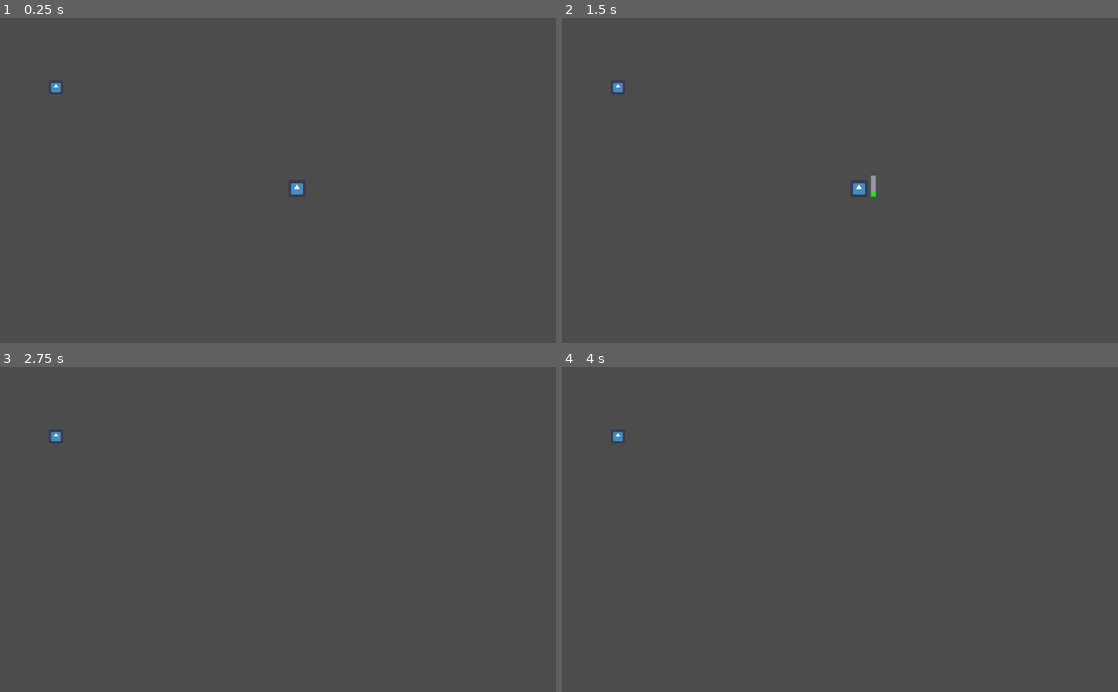
Above: before the commit, frames 1-4 (two rows, left to right).
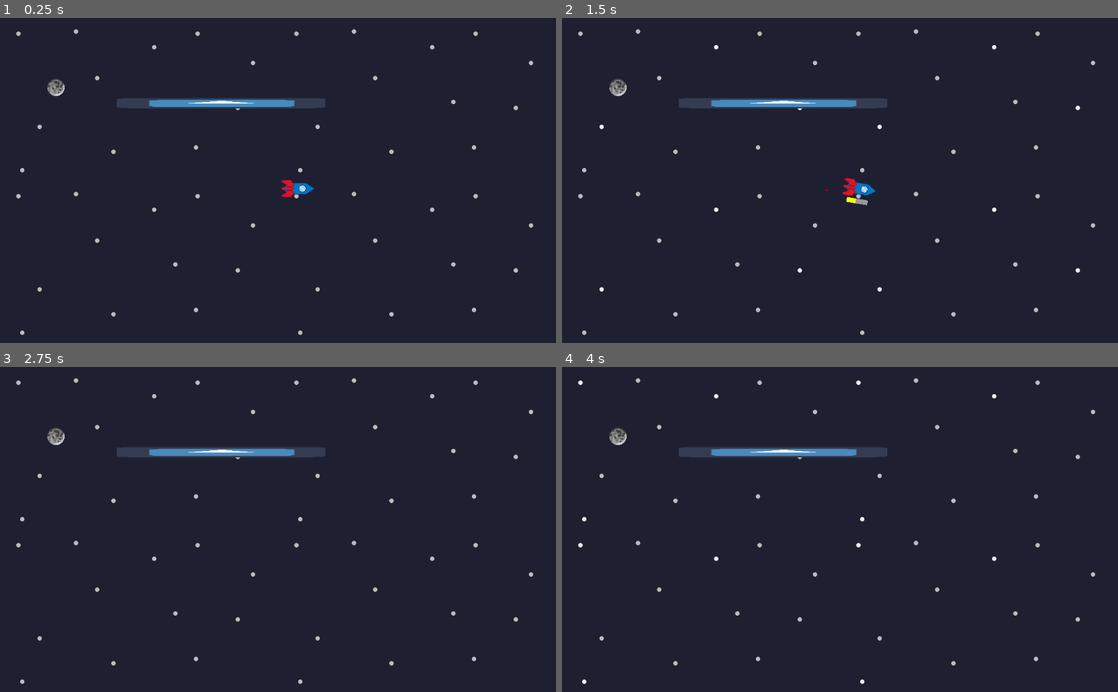
Above: after the commit, the same moments.

Repository: bzeo/GameOff2020
Game: Godot game, scene res://MainTest.tscn
The game is run twice, just before and just after one commit, with the same random seed, the same clock (stepped at 60 frames per second) and the same inputs. The engine's default icon, where the game draws it, is replaced by a stand-in: a white triangle on a blue panel in a dark square.
Inputs (mouse positions are in pixels of both pictures, inside the frame that each line leads up to):
- Up to frame 1 (0.25 s): no input
- Up to frame 2 (1.5 s): tap Enter at 0.5 s; move the mouse to (962, 164) at 0.52 s; click (962, 164) at 0.67 s; drag from (728, 196) to (617, 86) at 1.27 s
- Up to frame 3 (2.75 s): move the mouse to (333, 458) at 2.02 s; click (333, 458) at 2.17 s
- Up to frame 4 (4 s): tap Space at 2.75 s; drag from (812, 594) to (673, 480) at 2.77 s; tap Enter at 3.5 s; move the mouse to (1006, 578) at 3.52 s; click (1006, 578) at 3.67 s

The runs differ from the first frame. In frame 1, 99% of the frame differs, in the area x 0-100%, y 0-100%; in frame 2, 99%; in frame 3, 99%; in frame 4, 99%.

Commit message:
added images for ship, moon, backround. Added particles. Fixed rotation and power guage

Diff:
--- /dev/null
+++ b/Environment/Background.gd
@@ -0,0 +1,8 @@
+extends Node2D
+
+
+func _ready():
+	$Background.play()
+	$Background2.play()
+	$Background3.play()
+	$Background4.play()
--- /dev/null
+++ b/Environment/Background.tscn
@@ -0,0 +1,60 @@
+[gd_scene load_steps=10 format=2]
+
+[ext_resource path="res://Environment/SpaceBackground.png" type="Texture" id=1]
+[ext_resource path="res://Environment/Background.gd" type="Script" id=2]
+
+[sub_resource type="AtlasTexture" id=1]
+atlas = ExtResource( 1 )
+region = Rect2( 0, 0, 512, 300 )
+
+[sub_resource type="AtlasTexture" id=2]
+atlas = ExtResource( 1 )
+region = Rect2( 512, 0, 512, 300 )
+
+[sub_resource type="AtlasTexture" id=3]
+atlas = ExtResource( 1 )
+region = Rect2( 1024, 0, 512, 300 )
+
+[sub_resource type="AtlasTexture" id=4]
+atlas = ExtResource( 1 )
+region = Rect2( 1536, 0, 512, 300 )
+
+[sub_resource type="AtlasTexture" id=5]
+atlas = ExtResource( 1 )
+region = Rect2( 2048, 0, 512, 300 )
+
+[sub_resource type="AtlasTexture" id=6]
+atlas = ExtResource( 1 )
+region = Rect2( 2560, 0, 512, 300 )
+
+[sub_resource type="SpriteFrames" id=7]
+animations = [ {
+"frames": [ SubResource( 1 ), SubResource( 2 ), SubResource( 3 ), SubResource( 4 ), SubResource( 5 ), SubResource( 6 ) ],
+"loop": true,
+"name": "default",
+"speed": 5.0
+} ]
+
+[node name="Node2D" type="Node2D"]
+z_index = -2
+script = ExtResource( 2 )
+
+[node name="Background" type="AnimatedSprite" parent="."]
+position = Vector2( 256, 150 )
+frames = SubResource( 7 )
+speed_scale = 0.2
+
+[node name="Background2" type="AnimatedSprite" parent="."]
+position = Vector2( 768, 150 )
+frames = SubResource( 7 )
+speed_scale = 0.2
+
+[node name="Background3" type="AnimatedSprite" parent="."]
+position = Vector2( 256, 450 )
+frames = SubResource( 7 )
+speed_scale = 0.2
+
+[node name="Background4" type="AnimatedSprite" parent="."]
+position = Vector2( 768, 450 )
+frames = SubResource( 7 )
+speed_scale = 0.2
--- a/MainTest.tscn
+++ b/MainTest.tscn
@@ -1,12 +1,18 @@
-[gd_scene load_steps=3 format=2]
+[gd_scene load_steps=5 format=2]
 
 [ext_resource path="res://Ship/Ship.tscn" type="PackedScene" id=1]
 [ext_resource path="res://Moon/Moon.tscn" type="PackedScene" id=2]
+[ext_resource path="res://Obstacles/Comet.tscn" type="PackedScene" id=3]
+[ext_resource path="res://Environment/Background.tscn" type="PackedScene" id=4]
 
 [node name="MainTest" type="Node2D"]
+
+[node name="Background" parent="." instance=ExtResource( 4 )]
 
 [node name="Ship" parent="." instance=ExtResource( 1 )]
 position = Vector2( 546.801, 314.837 )
 
 [node name="Moon" parent="." instance=ExtResource( 2 )]
 position = Vector2( 103.072, 127.734 )
+
+[node name="Comet" parent="." instance=ExtResource( 3 )]
--- a/Moon/Moon.tscn
+++ b/Moon/Moon.tscn
@@ -1,16 +1,16 @@
 [gd_scene load_steps=4 format=2]
 
-[ext_resource path="res://icon.png" type="Texture" id=1]
+[ext_resource path="res://Moon/Moon.png" type="Texture" id=1]
 [ext_resource path="res://Moon/Moon.gd" type="Script" id=2]
 
 [sub_resource type="CircleShape2D" id=1]
-radius = 9.6056
+radius = 13.5951
 
 [node name="Moon" type="Area2D"]
+z_index = -1
 script = ExtResource( 2 )
 
 [node name="Sprite" type="Sprite" parent="."]
-scale = Vector2( 0.2, 0.2 )
 texture = ExtResource( 1 )
 
 [node name="CollisionShape2D" type="CollisionShape2D" parent="."]
--- /dev/null
+++ b/Obstacles/Comet.tscn
@@ -0,0 +1,19 @@
+[gd_scene load_steps=3 format=2]
+
+[ext_resource path="res://icon.png" type="Texture" id=1]
+
+[sub_resource type="RectangleShape2D" id=1]
+extents = Vector2( 194.46, 10 )
+
+[node name="Comet" type="StaticBody2D"]
+position = Vector2( 407.076, 157.299 )
+__meta__ = {
+"_edit_group_": true
+}
+
+[node name="Sprite" type="Sprite" parent="."]
+scale = Vector2( 3, 0.15 )
+texture = ExtResource( 1 )
+
+[node name="CollisionShape2D" type="CollisionShape2D" parent="."]
+shape = SubResource( 1 )
--- a/Ship/Ship.gd
+++ b/Ship/Ship.gd
@@ -8,8 +8,9 @@
 func _physics_process(delta):
 	if is_dragging:
 		var distance = (starting_position - get_global_mouse_position()) / 3
+		# TODO: have ship look in direction they are going to go
 		$ProgressBar.show()
-		$ProgressBar.value = clamp(abs((distance.y + distance.x) / 2), 0, 100)
+		$ProgressBar.value = clamp(abs(distance.y) + abs(distance.x), 0, 100)
 		var styleBox = $ProgressBar.get("custom_styles/fg")
 		if $ProgressBar.value >= 0 && $ProgressBar.value <= 33:
 			styleBox.bg_color = Color(0, 255, 0)
@@ -17,6 +18,11 @@
 			styleBox.bg_color = Color(255, 255, 0)
 		elif $ProgressBar.value > 66 && $ProgressBar.value <= 100:
 			styleBox.bg_color = Color(255, 0, 0)
+		rotation = position.angle_to_point(get_global_mouse_position())
+
+func _process(delta):
+	if sleeping:
+		$Particles.emitting = false
 
 func _input(event):
 	if event is InputEventMouseButton && event.button_index == 1 && event.is_pressed() && sleeping:
@@ -31,5 +37,6 @@
 		move()
 
 func move():
+	$Particles.emitting = true
 	var distance = (starting_position - ending_position) * 3
 	apply_impulse(Vector2(0, 0), distance) # TODO: clamp this
--- a/Ship/Ship.tscn
+++ b/Ship/Ship.tscn
@@ -1,39 +1,56 @@
 [gd_scene load_steps=7 format=2]
 
-[ext_resource path="res://icon.png" type="Texture" id=1]
+[ext_resource path="res://Ship/Rocket.png" type="Texture" id=1]
 [ext_resource path="res://Ship/Ship.gd" type="Script" id=2]
 
 [sub_resource type="PhysicsMaterial" id=1]
+bounce = 0.5
 
-[sub_resource type="CircleShape2D" id=2]
-radius = 18.0502
+[sub_resource type="CapsuleShape2D" id=2]
+radius = 11.0017
+height = 37.6044
+
+[sub_resource type="StyleBoxFlat" id=3]
+bg_color = Color( 1, 0, 0, 1 )
 
 [sub_resource type="StyleBoxFlat" id=4]
-bg_color = Color( 1, 0, 0, 1 )
-
-[sub_resource type="StyleBoxFlat" id=5]
 
 [node name="Ship" type="RigidBody2D"]
 physics_material_override = SubResource( 1 )
 linear_damp = 1.0
 script = ExtResource( 2 )
 
+[node name="Particles" type="CPUParticles2D" parent="."]
+position = Vector2( -22.9365, -0.237522 )
+rotation = 3.14159
+emitting = false
+amount = 30
+lifetime_randomness = 1.0
+gravity = Vector2( 0, 0 )
+initial_velocity = 50.0
+scale_amount = 3.0
+scale_amount_random = 1.0
+color = Color( 0.854902, 0.0156863, 0.0156863, 1 )
+hue_variation = 0.15
+hue_variation_random = 0.53
+
 [node name="CollisionShape2D" type="CollisionShape2D" parent="."]
+position = Vector2( 0.124874, -0.0357056 )
+rotation = 1.5708
 shape = SubResource( 2 )
 
 [node name="Sprite" type="Sprite" parent="."]
-scale = Vector2( 0.25, 0.25 )
+rotation = 1.5708
 texture = ExtResource( 1 )
 
 [node name="ProgressBar" type="ProgressBar" parent="."]
 visible = false
-margin_left = 22.0
-margin_top = 15.0
-margin_right = 61.0
-margin_bottom = 24.0
-rect_rotation = 270.0
-custom_styles/fg = SubResource( 4 )
-custom_styles/bg = SubResource( 5 )
+margin_left = -19.2783
+margin_top = 18.5095
+margin_right = 19.7217
+margin_bottom = 27.5095
+custom_styles/fg = SubResource( 3 )
+custom_styles/bg = SubResource( 4 )
 percent_visible = false
 __meta__ = {
 "_edit_use_anchors_": false
Binary file added: Environment/SpaceBackground.png
Not shown, added: Environment/SpaceBackground.png.import
Binary file added: Moon/Moon.png
Not shown, added: Moon/Moon.png.import
Binary file added: Ship/Rocket.png
Not shown, added: Ship/Rocket.png.import
